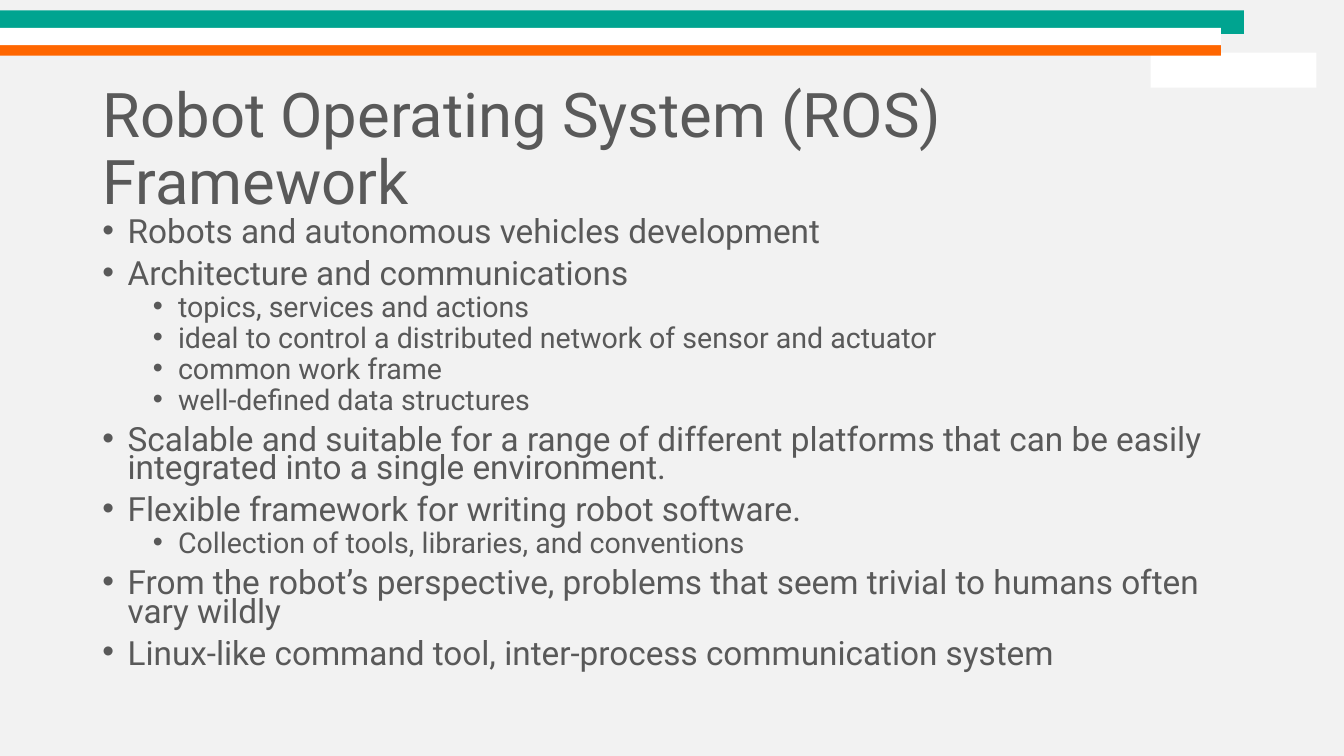
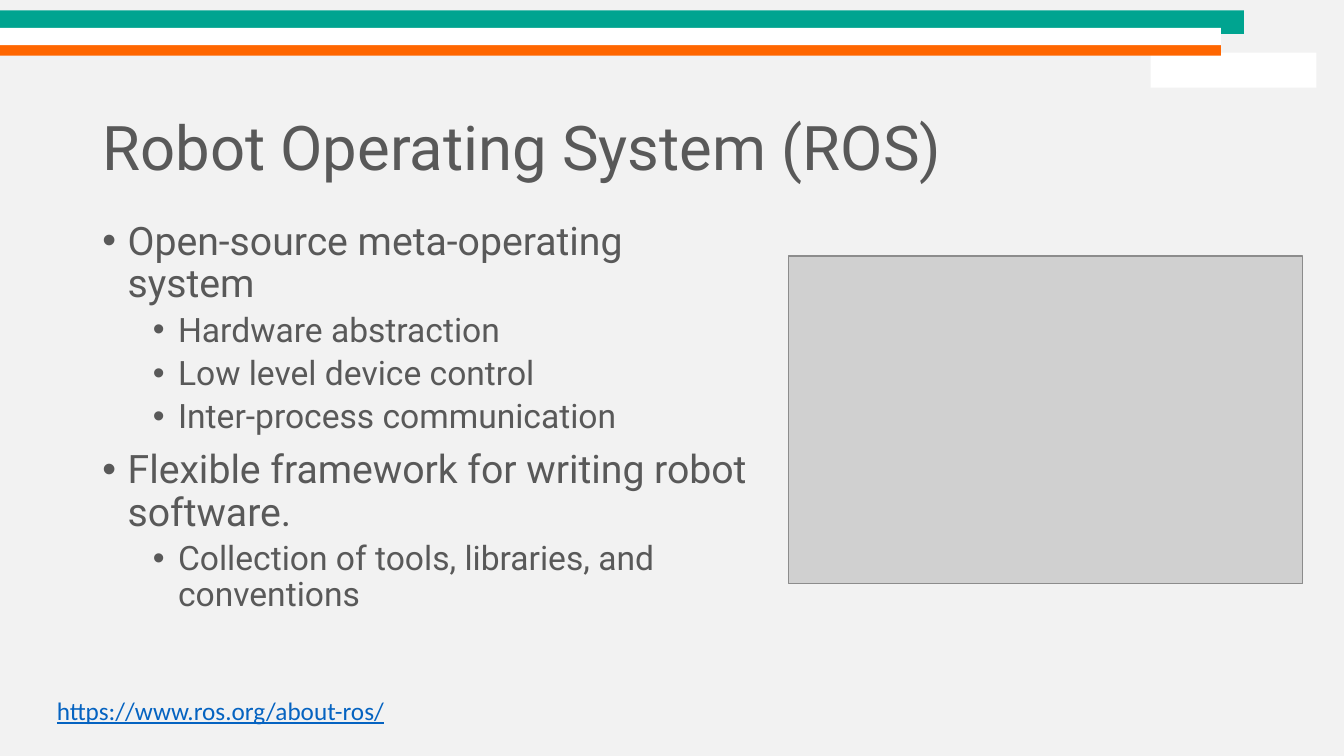
Before and after one commit to dream-lab/acm-school-iot-2021, a slide deck: slide 11 of Physical_Simulators/IoT Simulators.pptx (slide 10 before the commit). Drawn at 1344x756 pixels with LibreOffice and Linux fonts; fonts in the diff are those of the drawing; grey boxes stand for pictures; background and template pictures are left out. Boxes give left, top, right and bottom in pixels: in the first picture for what was removed or moved away, otherwise in the second. Text is boxed around its words. In the diff, an @@ line names an element or a change of style, - is before the commit and + after.

```diff
--- a/Physical_Simulators/IoT Simulators.pptx
+++ b/Physical_Simulators/IoT Simulators.pptx
@@ title at (102,121,941,184): text changed @@
-Robot Operating System (ROS) Framework
+Robot Operating System (ROS)
@@ text at (128,227,623,435): text changed; size 23.8 to 24 pt @@
-• Robots and autonomous vehicles development
-• Architecture and communications
-  • topics, services and actions
-  • ideal to control a distributed network of sensor and actuator
-  • common work frame
-  • well-defined data structures
-• Scalable and suitable for a range of different platforms that can be easily integrated into a single environment.
+• Open-source meta-operating system
+  • Hardware abstraction
+  • Low level device control
+  • Inter-process communication
@@ picture added at (788,256,1303,584) @@
@@ text at (128,453,746,607): size 23.8 to 28 pt in "Flexible framework for writing robot software."; size 20.4 to 24 pt in "Collection of tools, libraries, and conventions"; line spacing 0.7 to 0.9 @@
@@ text at (128,568,1198,672): paragraphs removed @@
-• From the robot’s perspective, problems that seem trivial to humans often vary wildly
-• Linux-like command tool, inter-process communication system
@@ text added at (57,702,384,725), 18 pt, text #0563C1, underline @@
+https://www.ros.org/about-ros/
```
Also in this commit, not shown: 3 other slides changed, 3 slides added, 3 slides removed, 1 other file.
